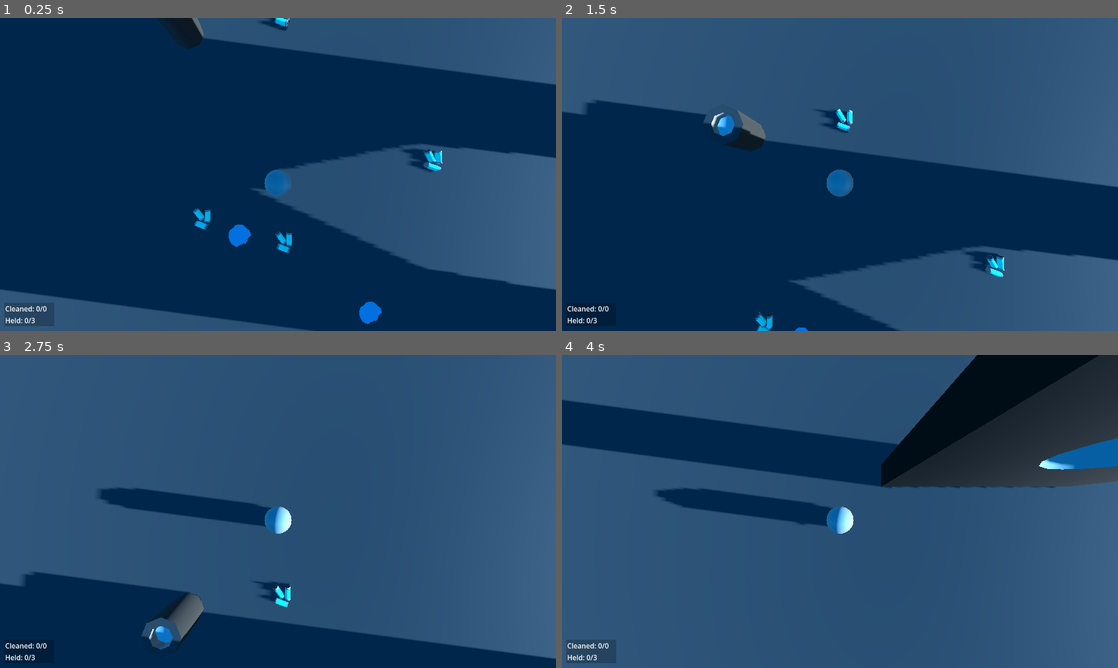
Above: before the commit, frames 1-4 (two rows, left to right).
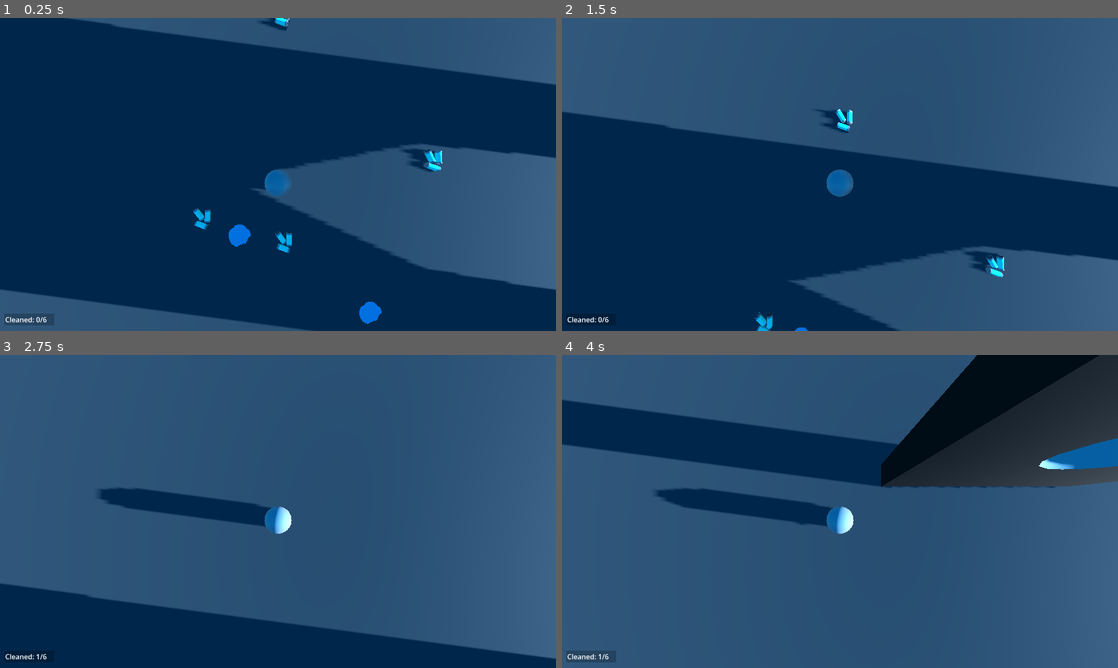
Above: after the commit, the same moments.

Repository: JustDavide/JanitorDemo
Game: Godot game, scene res://scenes/main.tscn
Two runs of this game, one before a commit and one after it. Both use one fixed random seed, a clock stepped at 60 frames per second and the inputs below.
Inputs (mouse positions are in pixels of both pictures, inside the frame that each line leads up to):
- Up to frame 1 (0.25 s): no input
- Up to frame 2 (1.5 s): tap Enter at 0.5 s; move the mouse to (867, 174) at 0.52 s; hold E (Interact) 0.53-1.28 s; hold W (Forwards) from 0.53 s (still down); move the mouse to (812, 174) at 1.27 s; tap E (Interact) at 1.35 s
- Up to frame 3 (2.75 s): keep holding W (Forwards); tap E (Interact) at 2 s; move the mouse to (289, 505) at 2.02 s; hold E (Interact) from 2.03 s (still down); click (289, 505) at 2.1 s
- Up to frame 4 (4 s): keep holding W (Forwards); move the mouse to (834, 517) at 2.77 s; release E (Interact) at 2.78 s; tap E (Interact) at 2.85 s; move the mouse to (878, 514) at 3.52 s; hold E (Interact) from 3.53 s (still down)

The runs differ from the first frame. In frame 1, 1.3% of the frame differs, in the area x 0-37%, y 0-99%; in frame 2, 2.1%; in frame 3, 3.0%, in the area x 1-53%, y 69-98%; in frame 4, 0.4%.
Error before the commit: Parse Error: Too few arguments for "addCleaned()" call. Expected at least 1 but received 0. (res://scripts/Cans.gd:28)

Commit message:
Revert "Merge branch 'main' into branch"
This reverts commit 60326bf5babff569cada883296f47854e9312e6d, reversing
changes made to e45e022064aefb133f6e428c7f0ffa0e7474ea83.

Diff:
--- a/assets/trash/trash_can.tscn
+++ /dev/null
@@ -1,39 +0,0 @@
-[gd_scene format=3 uid="uid://cbt2raoawt2la"]
-
-[ext_resource type="Script" uid="uid://2lfd270j6at1" path="res://scripts/trash_can.gd" id="1_abd7n"]
-
-[sub_resource type="StandardMaterial3D" id="StandardMaterial3D_q5kda"]
-albedo_color = Color(0.22670749, 0.22670749, 0.22670746, 1)
-
-[sub_resource type="StandardMaterial3D" id="StandardMaterial3D_abd7n"]
-albedo_color = Color(0.6860115, 0.67439246, 0.73272985, 1)
-
-[sub_resource type="BoxShape3D" id="BoxShape3D_h2oqf"]
-size = Vector3(1.9502258, 1.391449, 2.1514435)
-
-[node name="TrashCan" type="Node3D" unique_id=512871746]
-script = ExtResource("1_abd7n")
-
-[node name="CSGCylinder3D" type="CSGCylinder3D" parent="." unique_id=581446761]
-transform = Transform3D(1, 0, 0, 0, 1, 0, 0, 0, 1, 0, 0.7352295, 0)
-use_collision = true
-radius = 0.7236328
-height = 1.7165527
-material = SubResource("StandardMaterial3D_q5kda")
-
-[node name="CSGCylinder3D" type="CSGCylinder3D" parent="CSGCylinder3D" unique_id=757442241]
-transform = Transform3D(1, 0, 0, 0, 1, 0, 0, 0, 1, 0, 0.22021484, 0)
-operation = 2
-radius = 0.41992188
-height = 1.5595703
-
-[node name="CSGCylinder3D2" type="CSGCylinder3D" parent="CSGCylinder3D" unique_id=275662816]
-transform = Transform3D(1, 0, 0, 0, 1, 0, 0, 0, 1, 0, -0.08288574, 0)
-height = 1.3444824
-material = SubResource("StandardMaterial3D_abd7n")
-
-[node name="Area3D" type="Area3D" parent="." unique_id=1503571460]
-
-[node name="CollisionShape3D" type="CollisionShape3D" parent="Area3D" unique_id=1377695918]
-transform = Transform3D(1.5, 0, 0, 0, 1.5, 0, 0, 0, 1.5, -0.041234553, 0.78057754, 0.027240753)
-shape = SubResource("BoxShape3D_h2oqf")
--- a/scenes/Player.tscn
+++ b/scenes/Player.tscn
@@ -2,7 +2,6 @@
 
 [ext_resource type="Script" uid="uid://cwssoo2wyi8b4" path="res://scripts/CharacterController.gd" id="1_rpqav"]
 [ext_resource type="Script" uid="uid://beyhpser1dmet" path="res://scripts/debug.gd" id="2_kyqiw"]
-[ext_resource type="Script" uid="uid://cmg0h8jbspyf4" path="res://scripts/held.gd" id="4_mdl7e"]
 [ext_resource type="Script" uid="uid://b1avdn5xhfwhc" path="res://scripts/CleanProgress.gd" id="5_qu4a1"]
 
 [sub_resource type="CapsuleMesh" id="CapsuleMesh_q4ygm"]
@@ -46,10 +45,6 @@
 [sub_resource type="Theme" id="Theme_70d11"]
 ProgressBar/styles/background = SubResource("StyleBoxFlat_3li8b")
 ProgressBar/styles/fill = SubResource("StyleBoxFlat_qu4a1")
-
-[sub_resource type="Theme" id="Theme_mdl7e"]
-Label/colors/font_color = Color(1, 0, 0, 1)
-Label/colors/font_outline_color = Color(0, 0, 0, 1)
 
 [sub_resource type="SphereShape3D" id="SphereShape3D_qu4a1"]
 radius = 0.9989629
@@ -96,9 +91,9 @@
 [node name="CleanedPanel" type="PanelContainer" parent="UI" unique_id=789117837]
 layout_mode = 0
 offset_left = 10.0
-offset_top = 655.0
+offset_top = 680.0
 offset_right = 125.0
-offset_bottom = 709.0
+offset_bottom = 707.0
 theme = SubResource("Theme_qu4a1")
 
 [node name="MarginContainer" type="MarginContainer" parent="UI/CleanedPanel" unique_id=1635709921]
@@ -107,15 +102,10 @@
 [node name="VBoxContainer" type="VBoxContainer" parent="UI/CleanedPanel/MarginContainer" unique_id=1678175961]
 layout_mode = 2
 
-[node name="Cleaned" type="Label" parent="UI/CleanedPanel/MarginContainer/VBoxContainer" unique_id=736822612]
+[node name="Label" type="Label" parent="UI/CleanedPanel/MarginContainer/VBoxContainer" unique_id=736822612]
 layout_mode = 2
 text = "PLACEHOLDER"
 script = ExtResource("5_qu4a1")
-
-[node name="Held" type="Label" parent="UI/CleanedPanel/MarginContainer/VBoxContainer" unique_id=1246794901]
-layout_mode = 2
-text = "PLACEHOLDER"
-script = ExtResource("4_mdl7e")
 
 [node name="Tooltip" type="Label" parent="UI" unique_id=1645969908]
 visible = false
@@ -137,20 +127,6 @@
 max_value = 1.0
 show_percentage = false
 
-[node name="MaxInv" type="Label" parent="UI" unique_id=106308300]
-visible = false
-layout_mode = 0
-offset_left = 540.0
-offset_top = 194.0
-offset_right = 767.0
-offset_bottom = 243.0
-theme = SubResource("Theme_mdl7e")
-theme_override_colors/font_outline_color = Color(0, 0, 0, 1)
-theme_override_constants/outline_size = 3
-text = "Maximum Inventory Reached
-(Go Dump Your Trash)"
-horizontal_alignment = 1
-
 [node name="Area3D" type="Area3D" parent="." unique_id=2046823731]
 
 [node name="CollisionShape3D" type="CollisionShape3D" parent="Area3D" unique_id=2122494127]
--- a/scenes/main.tscn
+++ b/scenes/main.tscn
@@ -3,7 +3,6 @@
 [ext_resource type="PackedScene" uid="uid://bgfdjuhf7oacr" path="res://scenes/Player.tscn" id="1_jjgbg"]
 [ext_resource type="PackedScene" uid="uid://deu44euh4qkt8" path="res://assets/trash/bunch_of_cans.tscn" id="2_0wfyh"]
 [ext_resource type="PackedScene" uid="uid://bxg0wbwds88vq" path="res://assets/trash/puddle.tscn" id="3_sugp2"]
-[ext_resource type="PackedScene" uid="uid://cbt2raoawt2la" path="res://assets/trash/trash_can.tscn" id="4_jyhfs"]
 
 [sub_resource type="ProceduralSkyMaterial" id="ProceduralSkyMaterial_7u77a"]
 sky_top_color = Color(0, 0.3943951, 0.75831825, 1)
@@ -107,6 +106,3 @@
 
 [node name="Puddle" parent="." unique_id=369697662 instance=ExtResource("3_sugp2")]
 transform = Transform3D(1, 0, 0, 0, 1, 0, 0, 0, 1, -6.906752, 0.5000019, 5.4607315)
-
-[node name="TrashCan" parent="." unique_id=512871746 instance=ExtResource("4_jyhfs")]
-transform = Transform3D(1, 0, 0, 0, 1, 0, 0, 0, 1, -9.283062, 0.6230478, -3.90201)
--- a/scripts/global.gd
+++ b/scripts/global.gd
@@ -3,32 +3,20 @@
 var debug
 var playerUI
 
-var trashHeld : int = 0
-var maxInventory : int = 3 # Possible inventory system and/or upgrades? idk. possible
-
 var cleaned : int = 0
 var totalTrash : int = 0
 
 signal change_clean_count(new_count, total)
-signal change_held_count(new_held, total)
 
 func registerTrash():
 	totalTrash += 1
 	emit_signal("change_clean_count", cleaned, totalTrash)
 
-func addCleaned(count: int):
-	cleaned += count
+func addCleaned():
+	cleaned += 1
 	emit_signal("change_clean_count", cleaned, totalTrash)
 
-func resetTrash(): # For level resetting/level changing
+func resetTrash():
 	cleaned = 0
 	totalTrash = 0
 	emit_signal("change_clean_count", cleaned, totalTrash)
-
-func addHeld():
-	trashHeld += 1
-	emit_signal("change_held_count", trashHeld, maxInventory)
-
-func removeHeld(count: int):
-	trashHeld -= count
-	emit_signal("change_held_count", trashHeld, maxInventory)
--- a/scripts/held.gd
+++ /dev/null
@@ -1,8 +0,0 @@
-extends Label
-
-func _ready() -> void:
-	Global.change_held_count.connect(on_held_change)
-	text = "Held: 0/%d" % Global.maxInventory
-
-func on_held_change(held: int, maxInv: int):
-	text = "Held: %d/%d" % [held, maxInv]
--- a/scripts/trash_can.gd
+++ /dev/null
@@ -1,29 +0,0 @@
-extends Node3D
-
-var tooltip
-var interact = InputMap.get_action_description("Interact")
-
-func _ready() -> void:
-	tooltip = Global.playerUI.get_node("Tooltip")
-	$Area3D.area_entered.connect(_on_area_entered)
-	$Area3D.area_exited.connect(_on_area_exited)
-
-func _on_area_entered(area: Node3D):
-	if area.get_parent().name == "Player":
-		tooltip.text = "Press %s to dump all of your trash" % interact
-		tooltip.visible = true
-
-func _on_area_exited(area: Node3D):
-	if area.get_parent().name == "Player":
-		tooltip.visible = false
-
-func _process(_delta: float) -> void:
-	if Input.is_action_just_pressed("Interact"):
-		clean()
-
-func clean():
-	var areas = $Area3D.get_overlapping_areas()
-	for area in areas:
-		if area.get_parent().name == "Player":
-			Global.addCleaned(Global.trashHeld)
-			Global.removeHeld(Global.trashHeld)
Binary file added: assets/CH.png
Not shown, added: assets/CH.png.import
Not shown, removed: scripts/held.gd.uid
Not shown, removed: scripts/trash_can.gd.uid
